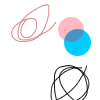
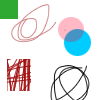
Layer changes from the first 100 x 100 image to the second:
added layer "Слой 3" above "Слой 2" over [7, 59, 31, 91]
painted on "Слой 1" over [0, 0, 18, 19]
